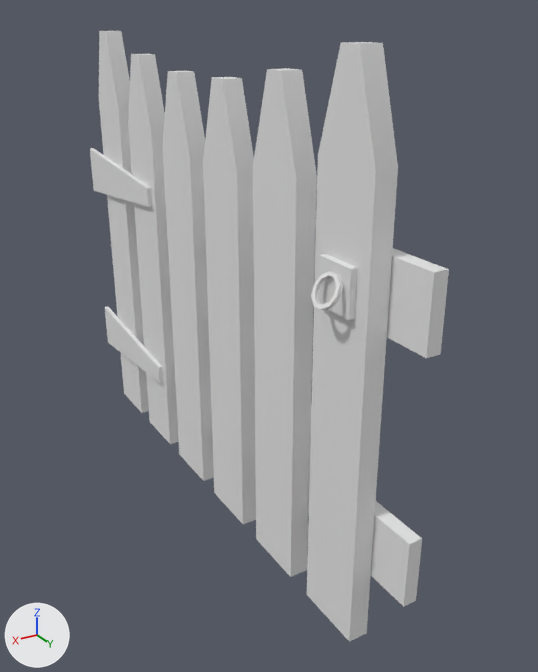
The FBX model Assets/_Visual/Environment/_OpenWorld/Props/Materials/Fence_Red/Fence_Red_GateS.fbx as it was, and as the next commit left it.
Rendered twice from a camera (50 mm lens) standing at (0.866, 1.731, 1.391) and looking at (-0.094, 0.131, 0.591). Every picture has the same lights, and +X, +Y and +Z are marked at lower left. Where no turn or scale is listed for an object, it has been applied to the vertices.

Names of what the first picture shows: 'PicketFenceGate'.
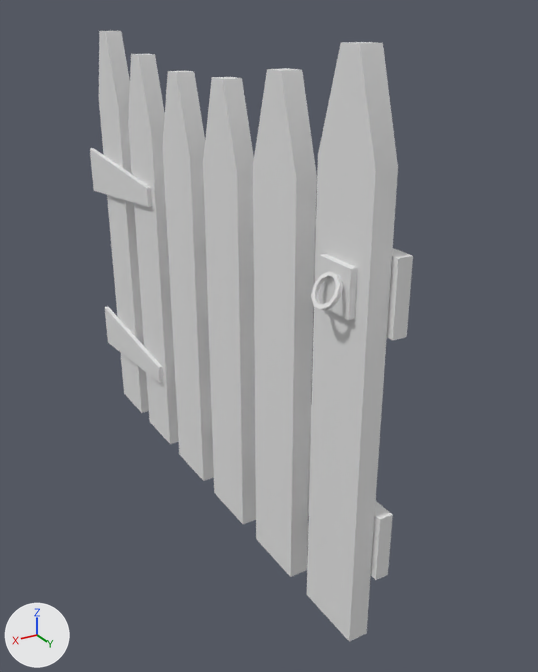
Where the change shows, as pixel boxes (x1, y1, x2, y2) in the pictures (538 x 672 px; the box of a moved part takes in the faces that stretch with it):
'PicketFenceGate', reshaped (10% narrower): before (90, 31, 449, 642); after (90, 31, 413, 642)
part 1 of me_cube_001, moved or reshaped: before (314, 229, 449, 358); after (314, 229, 413, 340)
part 2 of me_cube_001, moved or reshaped: before (308, 468, 422, 607); after (308, 468, 393, 580)

What the commit changed:
me_cube_001 has 160 vertices, 135 faces and spans x -0.11..0.04, y -0.01..1.64, z -0.54..0.74.
me_cube_001 is used by ob_picketfencegate; location (0.054, -0.813, 0.612).
Before the commit, vertices of me_cube_001: 68 (-0.1, 1.64, 0.21) at pixel (440, 354), 69 (-0.1, 1.64, 0.37) at pixel (449, 269), 70 (-0.06, 1.64, 0.21) at pixel (426, 358), 71 (-0.06, 1.64, 0.37) at pixel (434, 272).
Before the commit, vertices of me_cube_001: 72 (-0.1, 1.64, -0.37) at pixel (416, 600), 73 (-0.1, 1.64, -0.21) at pixel (422, 538), 74 (-0.06, 1.64, -0.37) at pixel (403, 606), 75 (-0.06, 1.64, -0.21) at pixel (409, 544).
Part 1, on me_cube_001:
Vertices 68 to 71 of me_cube_001 move by (0.0, -0.09, 0.0).
Part 2, on me_cube_001:
Vertices 72 to 75 of me_cube_001 move by (0.0, -0.09, 0.0).
